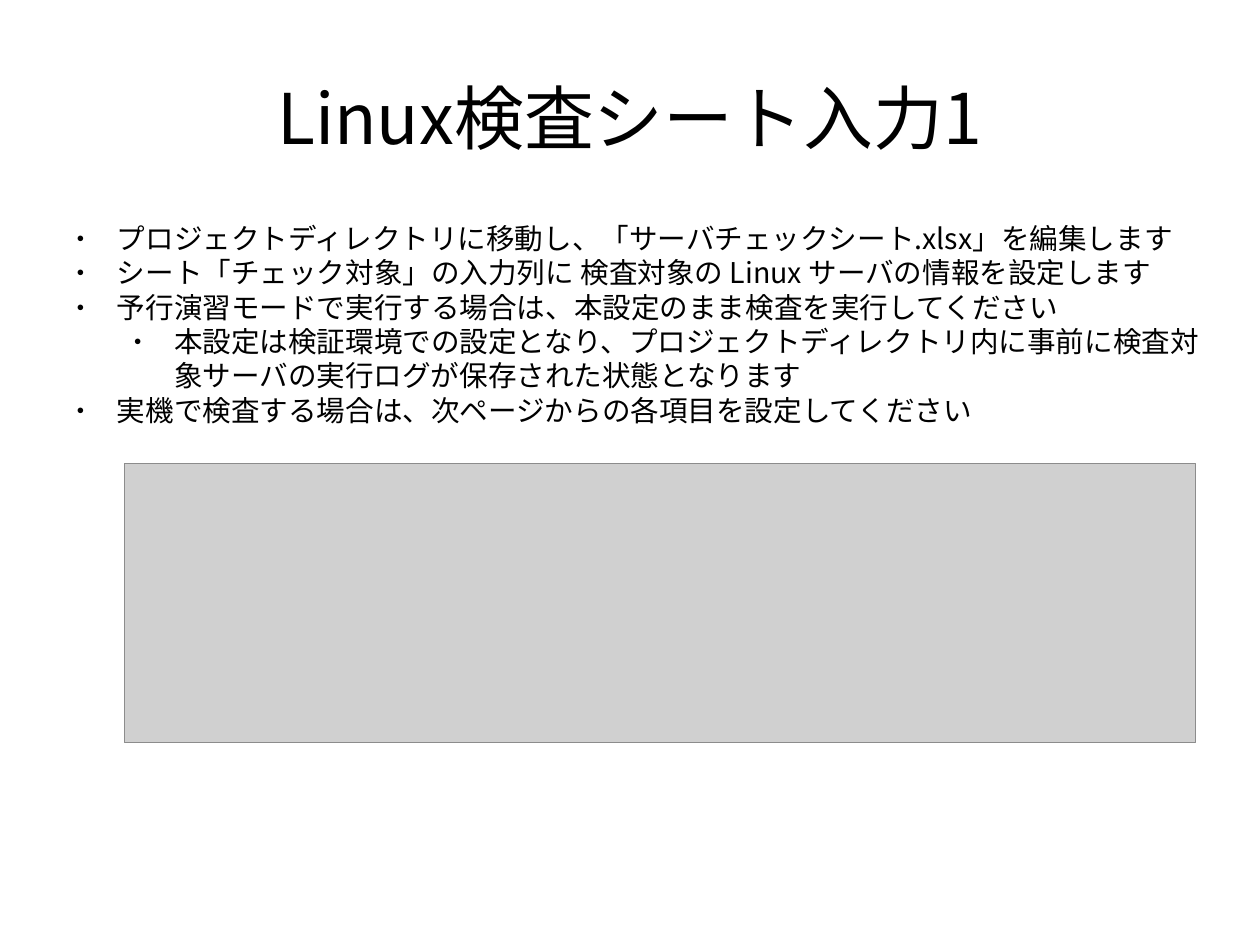
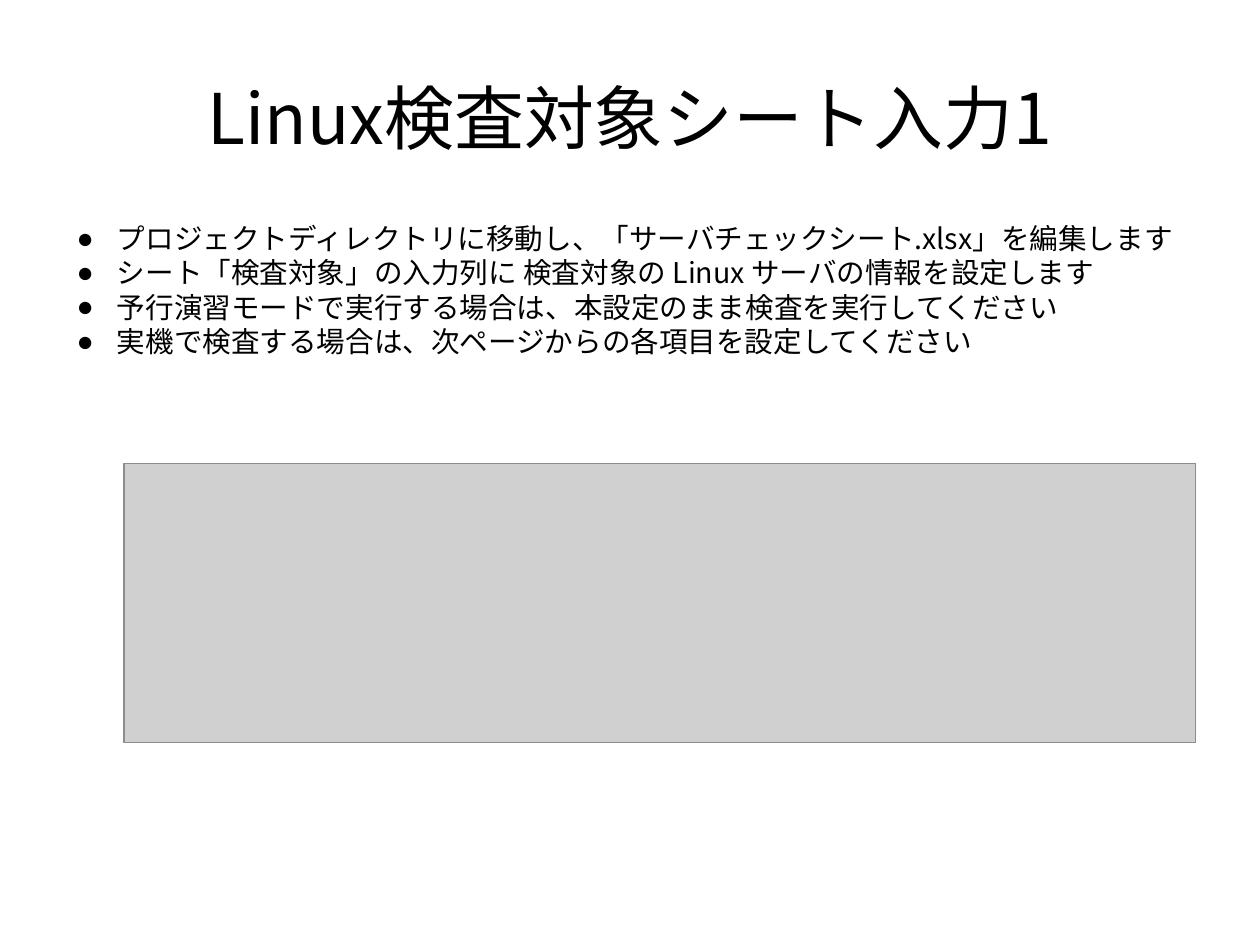
Before and after one commit to frsw3nr/gradle-server-acceptance, a slide deck: slide 23 of docs/jp/tutorial_test_pc.pptx (slide 22 before the commit). Drawn at 1260x945 pixels with LibreOffice and Linux fonts; fonts in the diff are those of the drawing; grey boxes stand for pictures. Boxes give left, top, right and bottom in pixels: in the first picture for what was removed or moved away, otherwise in the second. Text is boxed around its words. In the diff, an @@ line names an element or a change of style, - is before the commit and + after.

```diff
--- a/docs/jp/tutorial_test_pc.pptx
+++ b/docs/jp/tutorial_test_pc.pptx
@@ text at [207, 85, 1052, 150]: text changed @@
-Linux検査シート入力1
+Linux検査対象シート入力1
@@ text at [117, 258, 1094, 286]: text changed @@
-● シート「チェック対象」の入力列に 検査対象の Linux サーバの情報を設定します
+● シート「検査対象」の入力列に 検査対象の Linux サーバの情報を設定します
@@ text at [174, 327, 1199, 389]: paragraph removed @@
-  ● 本設定は検証環境での設定となり、プロジェクトディレクトリ内に事前に検査対象サーバの実行ログが保存された状態となります
```
Also in this commit, not shown: 45 other slides changed, 10 slides added, 27 other files.
